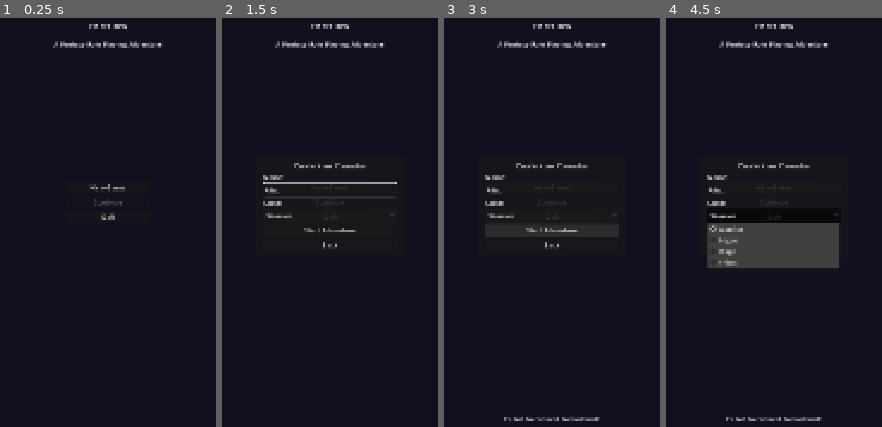
Above: before the commit, frames 1-4 (left to right).
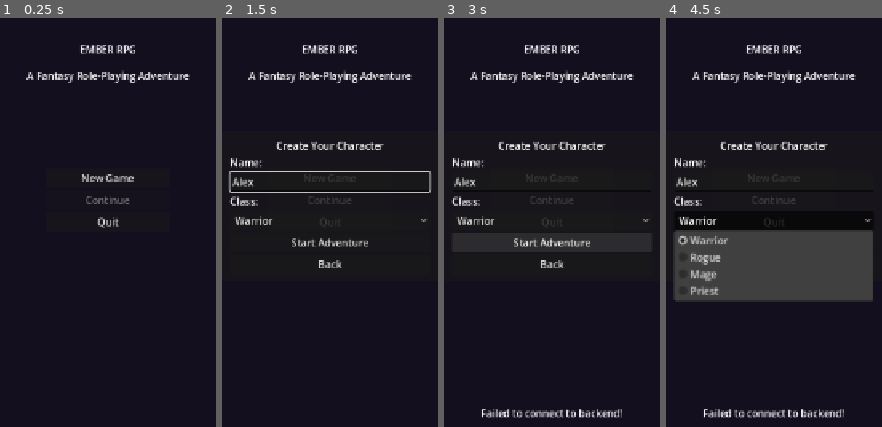
Above: after the commit, the same moments.

Repository: msbel5/ember-rpg
Game: Godot game, scene res://scenes/title_screen.tscn
The game is run twice, just before and just after one commit, with the same random seed, the same clock (stepped at 60 frames per second) and the same inputs.
Inputs (mouse positions are in pixels of both pictures, inside the frame that each line leads up to):
- Up to frame 1 (0.25 s): no input
- Up to frame 2 (1.5 s): click "New Game" at 0.5 s; click (330, 189) at 1.27 s; type "Alex" at 1.35 s
- Up to frame 3 (3 s): click "New Game" at 2 s; click "Start Adventure" at 2.75 s
- Up to frame 4 (4.5 s): click "Start Adventure" at 3.5 s; click "Warrior" at 4.25 s

The runs differ from the first frame. In frame 1, 2.8% of the frame differs, in the area x 12-88%, y 1-52%; in frame 2, 5.7%; in frame 3, 7.3%; in frame 4, 17%, in the area x 3-96%, y 1-99%.

Commit message:
Godot layout: map top, narrative bottom (vertical split), 720p
- Changed HSplitContainer to VSplitContainer
- Map panel on top (280px min height)
- Narrative panel below
- Back to 1280x720

Co-Authored-By: Claude Opus 4.6 (1M context) <noreply@anthropic.com>

Diff:
--- a/godot-client/project.godot
+++ b/godot-client/project.godot
@@ -23,8 +23,8 @@
 
 [display]
 
-window/size/viewport_width=1920
-window/size/viewport_height=1080
+window/size/viewport_width=1280
+window/size/viewport_height=720
 window/stretch/mode="canvas_items"
 window/stretch/aspect="expand"
 
--- a/godot-client/scenes/game_session.tscn
+++ b/godot-client/scenes/game_session.tscn
@@ -53,13 +53,13 @@
 custom_minimum_size = Vector2(100, 0)
 show_percentage = false
 
-[node name="ContentSplit" type="HSplitContainer" parent="MainLayout"]
+[node name="ContentSplit" type="VSplitContainer" parent="MainLayout"]
 layout_mode = 2
 size_flags_vertical = 3
 
 [node name="MapPanel" type="Panel" parent="MainLayout/ContentSplit"]
 layout_mode = 2
-custom_minimum_size = Vector2(400, 0)
+custom_minimum_size = Vector2(0, 280)
 
 [node name="LocationLabel" type="Label" parent="MainLayout/ContentSplit/MapPanel"]
 layout_mode = 1
@@ -67,16 +67,16 @@
 anchor_left = 0.5
 anchor_right = 0.5
 offset_left = -100.0
-offset_top = 10.0
+offset_top = 5.0
 offset_right = 100.0
-offset_bottom = 30.0
+offset_bottom = 25.0
 grow_horizontal = 2
 text = "Unknown Location"
 horizontal_alignment = 1
 
 [node name="NarrativePanel" type="RichTextLabel" parent="MainLayout/ContentSplit"]
 layout_mode = 2
-custom_minimum_size = Vector2(400, 0)
+custom_minimum_size = Vector2(0, 200)
 bbcode_enabled = true
 text = ""
 scroll_following = true
